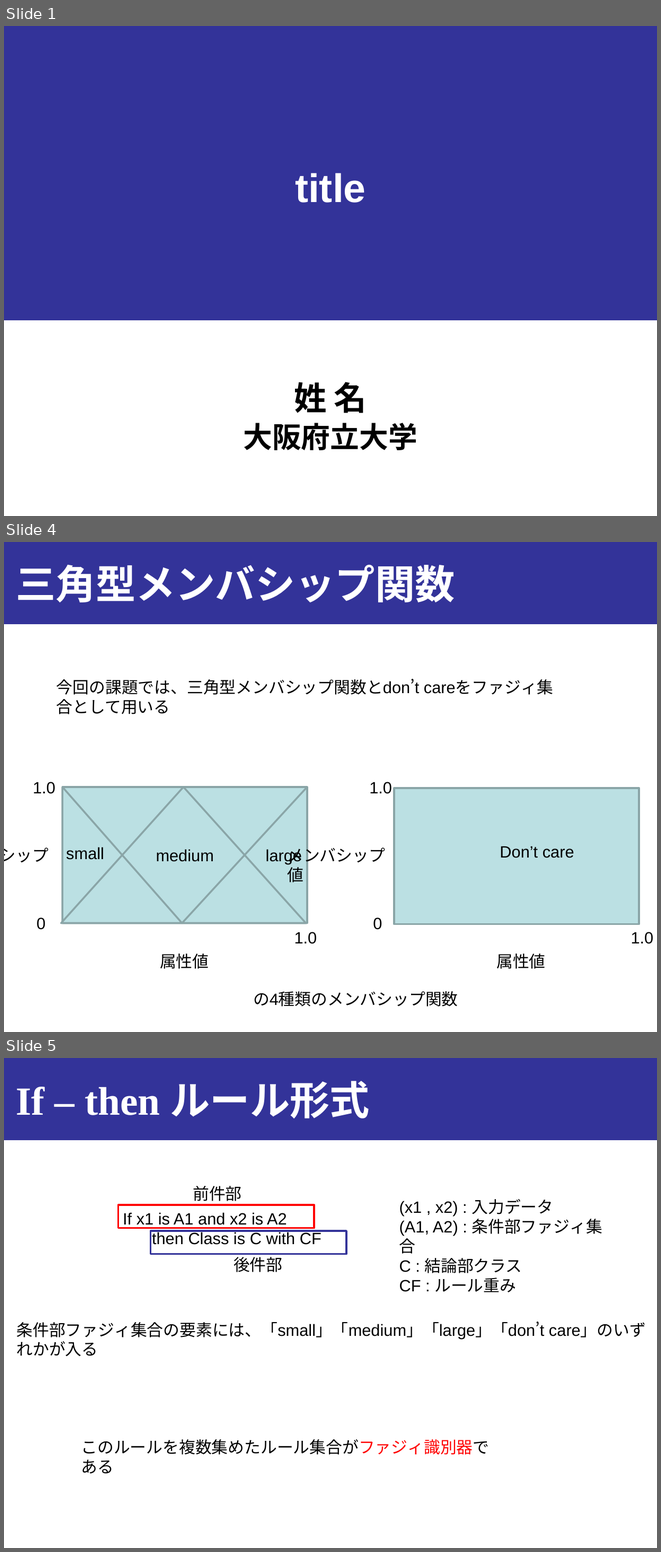
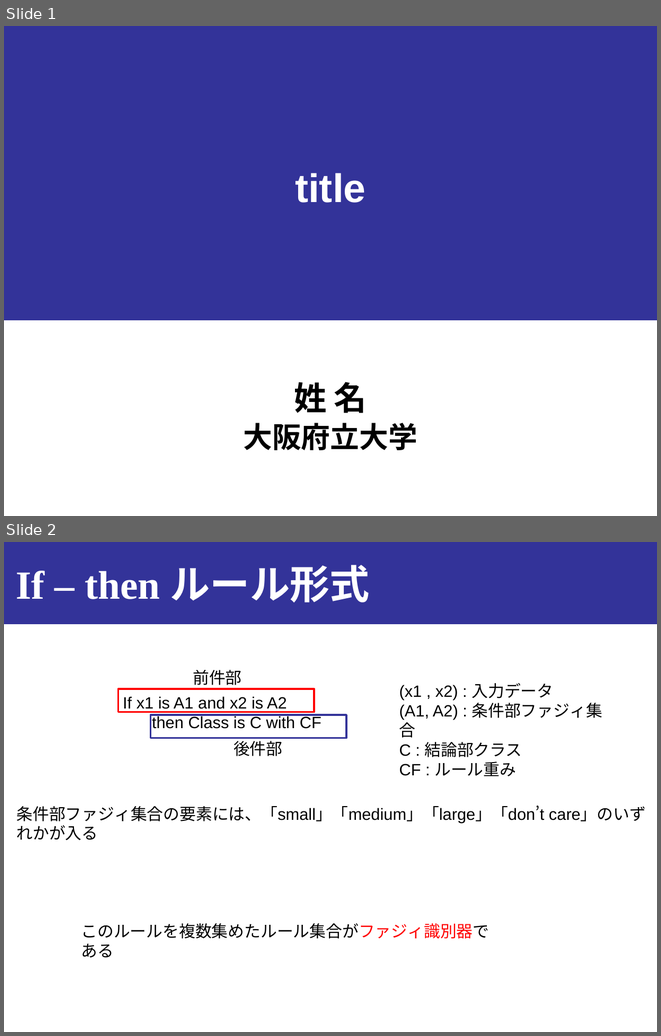
Before and after one commit to onikUone/Junior_slides, a slide deck: Junior_下書き.pptx. Shown one above the other, each under a label of ours: slides 1, 4 and 5 before the commit, slides 1 and 2 after it; the slides between them are not shown. The pictures are 661x1552 and 661x1036 pixels, drawn with LibreOffice and Linux fonts; fonts in the diff are those of the drawing. Boxes give left, top, right and bottom in pixels: in the first picture for what was removed or moved away, otherwise in the second. Text is boxed around its words. In the diff, an @@ line names an element or a change of style, - is before the commit and + after.

```diff
--- a/Junior_下書き.pptx
+++ b/Junior_下書き.pptx
@@ slide 4 removed at bbox=[4, 542, 657, 1032], background #FFFFFF; not listed: 1 template element that a slide beside it also shows @@
@@ title removed at bbox=[16, 565, 455, 602] @@
-三角型メンバシップ関数
@@ text removed at bbox=[56, 679, 419, 695] @@
-今回の課題では、三角型メンバシップ関数とdon’t careをファジィ集合として用いる
@@ text removed at bbox=[33, 782, 55, 794] @@
-1.0
@@ text removed at bbox=[369, 782, 392, 794] @@
-1.0
@@ rectangle removed at bbox=[395, 788, 639, 924] @@
@@ text removed at bbox=[4, 847, 49, 862] @@
-メンバシップ値
@@ group removed at bbox=[61, 787, 308, 923]: 3 triangles, 3 texts, 1 rectangle @@
-large
-medium
-small
@@ text removed at bbox=[287, 845, 385, 882] @@
-メンバシップ値
@@ text removed at bbox=[500, 846, 574, 858] @@
-Don’t care
@@ text removed at bbox=[36, 917, 45, 929] @@
-0
@@ text removed at bbox=[373, 917, 382, 929] @@
-0
@@ text removed at bbox=[294, 932, 317, 944] @@
-1.0
@@ text removed at bbox=[631, 932, 654, 944] @@
-1.0
@@ text removed at bbox=[160, 953, 209, 969] @@
-属性値
@@ text removed at bbox=[496, 953, 545, 969] @@
-属性値
@@ text removed at bbox=[253, 991, 458, 1006] @@
-の4種類のメンバシップ関数
@@ what was slide 5 is now slide 2 @@
```
Also in this commit, not shown: 1 slide added, 2 other slides removed, 5 other files.
